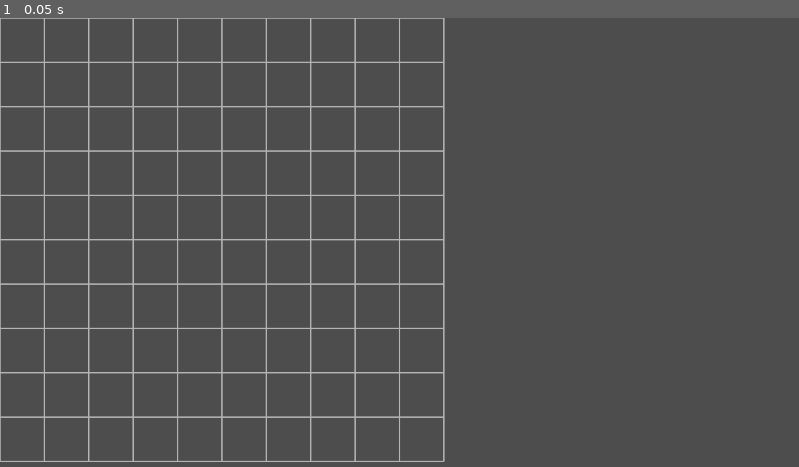
Above: before the commit, frame 1.
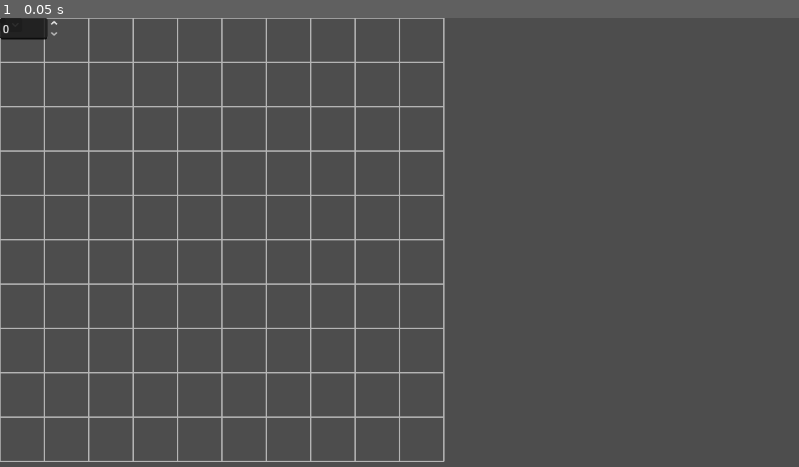
Above: after the commit, the same moment.

Repository: Paradax-fate/Prototype-ranch
Game: Godot game, scene res://base.tscn
Same seed, same stepped clock (60 frames per second), same inputs: the game is played once before the commit and once after it.
Inputs:
- Up to frame 1 (0.05 s): no input

The runs differ from the first frame. In frame 1, 0.3% of the frame differs, in the area x 0-8%, y 0-5%.
Error after the commit: Parse Error: Invalid argument for "connect()" function: argument 2 should be "Callable" but is "res://Scripts/RoomdemoUI.gd". (res://Scripts/RoomdemoUI.gd:20)

Commit message:
Upfdte Buttons
Summary

Updated the scripts for the room interface and connected the buttons in the `RoomDemo` scene.

Changes

* Updated the room interface scripts.
* Added and connected the UI buttons in the `RoomDemo` scene.
* Linked each button to its corresponding functionality.
* Prepared the implementation for testing and validation.

Notes

The button functionality has been connected and is ready for verification to ensure everything works as expected.

Diff:
--- a/RoomdemoUI.gd
+++ /dev/null
@@ -1,26 +0,0 @@
-# res://Scripts/RoomDemoUI.gd
-extends Control
-
-@export var base_grid_node_path: NodePath
-@export var grid_renderer_node_path: NodePath
-@export var room_texture_path: String = "res://Sprite/Reference/Cuadrado rojo.jpg"
-
-@export var target_x: int = 0
-@export var target_y: int = 0
-
-func _ready():
-
-	pass
-
-func _on_place_button_pressed():
-	var base = get_node(base_grid_node_path) as Node
-	if not base:
-		print("BaseGrid no encontrado")
-		return
-	var grid_renderer = get_node(grid_renderer_node_path) if grid_renderer_node_path else base.get_node("GridRenderer")
-	if not grid_renderer:
-		print("GridRenderer no encontrado")
-		return
-	var tex = load(room_texture_path)
-	if tex is Texture2D:
-		grid_renderer.call("place_room_in_cell_full_image", target_x, target_y, tex)
--- /dev/null
+++ b/Scripts/RoomdemoUI.gd
@@ -0,0 +1,64 @@
+# res://Scripts/RoomDemoUI.gd
+extends Control
+
+# Rutas hacia los nodos relevantes (ajusta si cambias nombres)
+@export var base_grid_node_path: NodePath
+@export var grid_renderer_node_path: NodePath
+@export var room_texture_path: String = "res://Sprite/Reference/Cuadrado rojo.jpg"
+
+@onready var type_selector: OptionButton = $"VBoxContainer/TypeSelector"
+@onready var target_x_spin: SpinBox = $"VBoxContainer/Coords/TargetX"
+@onready var target_y_spin: SpinBox = $"VBoxContainer/Coords/TargetY"
+@onready var preview_texture: TextureRect = $"VBoxContainer/PreviewTexture"
+@onready var place_btn: Button = $"VBoxContainer/Actions/PlaceButton"
+@onready var undo_btn: Button = $"VBoxContainer/Actions/UndoButton"
+@onready var save_btn: Button = $"VBoxContainer/Actions/SaveButton"
+@onready var load_btn: Button = $"VBoxContainer/Actions/LoadButton"
+
+func _ready():
+	# Configurar valores por defecto si se quiere
+	place_btn.connect("pressed", self, "_on_place_pressed")
+	undo_btn.connect("pressed", self, "_on_undo_pressed")
+	save_btn.connect("pressed", self, "_on_save_pressed")
+	load_btn.connect("pressed", self, "_on_load_pressed")
+
+	# Actualizar previsualización inicial
+	_update_preview()
+
+func _update_preview():
+	var tex = load(room_texture_path)
+	if tex is Texture2D:
+		preview_texture.texture = tex
+
+func _on_place_pressed():
+	var base = get_node(base_grid_node_path) as Node
+	if not base:
+		push_error("BaseGrid no encontrado")
+		return
+	var grid_renderer = get_node(grid_renderer_node_path) if grid_renderer_node_path != null else base.get_node("Render")
+	if not grid_renderer:
+		push_error("GridRenderer no encontrado")
+		return
+
+	# Obtener coordenadas objetivo
+	var tx = int(target_x_spin.value)
+	var ty = int(target_y_spin.value)
+
+	# Usamos la textura actual para la habitación
+	var tex = load(room_texture_path)
+	if tex is Texture2D:
+		grid_renderer.call("place_room_in_cell_full_image", tx, ty, tex)
+	else:
+		push_error("La textura de habitación no es válida")
+
+func _on_undo_pressed():
+	# Implementa lógica de undo si la tienes
+	pass
+
+func _on_save_pressed():
+	# Implementa guardado (JSON/scene) si quieres
+	pass
+
+func _on_load_pressed():
+	# Implementa carga
+	pass
--- a/base.tscn
+++ b/base.tscn
@@ -4,6 +4,7 @@
 [ext_resource type="Script" uid="uid://ydcmmxdxa2eb" path="res://Scripts/BaseGrid.gd" id="1_ohhpf"]
 [ext_resource type="Script" uid="uid://dew5ee2nbipc0" path="res://Scripts/GridRender.gd" id="2_ohhpf"]
 [ext_resource type="Script" uid="uid://cth6m2bwvq51u" path="res://Scripts/GridLines.gd" id="3_21bcp"]
+[ext_resource type="Script" uid="uid://kn5mg4rlnhgj" path="res://Scripts/RoomdemoUI.gd" id="5_21bcp"]
 
 [node name="BaseGrid" type="Node2D" unique_id=326847784]
 script = ExtResource("1_ohhpf")
@@ -22,19 +23,99 @@
 anchors_preset = 0
 offset_right = 40.0
 offset_bottom = 40.0
+script = ExtResource("5_21bcp")
+base_grid_node_path = null
+grid_renderer_node_path = null
+room_texture_path = null
+target_x = null
+target_y = null
 
-[node name="Colocar habitacion" type="Label" parent="Panel" unique_id=1600884105]
+[node name="VBoxContainer" type="VBoxContainer" parent="Panel" unique_id=1185508920]
+layout_mode = 0
+offset_right = 40.0
+offset_bottom = 40.0
+
+[node name="Construccion" type="Label" parent="Panel" unique_id=2099763764]
 layout_mode = 0
 offset_right = 40.0
 offset_bottom = 23.0
 
-[node name="GridContainer" type="GridContainer" parent="Panel" unique_id=1863603825]
+[node name="HBoxContainer" type="HBoxContainer" parent="Panel" unique_id=1407300450]
 layout_mode = 0
 offset_right = 40.0
 offset_bottom = 40.0
 
-[node name="Label" type="Label" parent="Panel/GridContainer" unique_id=766873788]
-layout_mode = 2
+[node name="Tipo" type="Label" parent="Panel" unique_id=1176136372]
+layout_mode = 0
+offset_right = 40.0
+offset_bottom = 23.0
 
-[node name="Label2" type="Label" parent="Panel/GridContainer" unique_id=498007982]
-layout_mode = 2
+[node name="OptionButton" type="OptionButton" parent="Panel" unique_id=846090012]
+layout_mode = 0
+offset_right = 32.0
+offset_bottom = 20.0
+
+[node name="Previsualisacion" type="HBoxContainer" parent="Panel" unique_id=1504369142]
+layout_mode = 0
+offset_right = 40.0
+offset_bottom = 40.0
+
+[node name="Preview" type="Label" parent="Panel" unique_id=477046605]
+layout_mode = 0
+offset_right = 40.0
+offset_bottom = 23.0
+
+[node name="Preview textura" type="TextureRect" parent="Panel" unique_id=661554532]
+layout_mode = 0
+offset_right = 40.0
+offset_bottom = 40.0
+
+[node name="Cordenadas" type="HBoxContainer" parent="Panel" unique_id=1281927298]
+layout_mode = 0
+offset_right = 40.0
+offset_bottom = 40.0
+
+[node name="X" type="Label" parent="Panel" unique_id=1191956155]
+layout_mode = 0
+offset_right = 40.0
+offset_bottom = 23.0
+
+[node name="Target X" type="SpinBox" parent="Panel" unique_id=1599775315]
+layout_mode = 0
+offset_right = 86.5
+offset_bottom = 31.0
+
+[node name="Y" type="Label" parent="Panel" unique_id=1515074315]
+layout_mode = 0
+offset_right = 40.0
+offset_bottom = 23.0
+
+[node name="Target Y" type="SpinBox" parent="Panel" unique_id=1065086397]
+layout_mode = 0
+offset_right = 86.5
+offset_bottom = 31.0
+
+[node name="Actions" type="HBoxContainer" parent="Panel" unique_id=1239952636]
+layout_mode = 0
+offset_right = 40.0
+offset_bottom = 40.0
+
+[node name="PlaceButton" type="Button" parent="Panel" unique_id=869323838]
+layout_mode = 0
+offset_right = 8.0
+offset_bottom = 8.0
+
+[node name="UndoButton" type="Button" parent="Panel" unique_id=1048396814]
+layout_mode = 0
+offset_right = 8.0
+offset_bottom = 8.0
+
+[node name="SaveButton" type="Button" parent="Panel" unique_id=1076387199]
+layout_mode = 0
+offset_right = 8.0
+offset_bottom = 8.0
+
+[node name="LoadButton" type="Button" parent="Panel" unique_id=311265426]
+layout_mode = 0
+offset_right = 8.0
+offset_bottom = 8.0
Renamed: RoomdemoUI.gd.uid -> Scripts/RoomdemoUI.gd.uid
